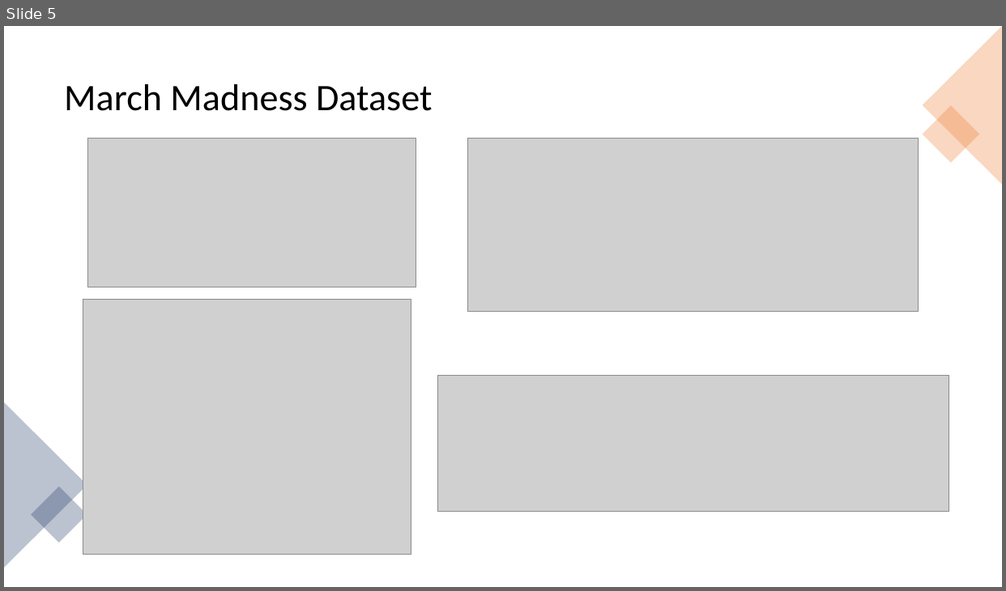
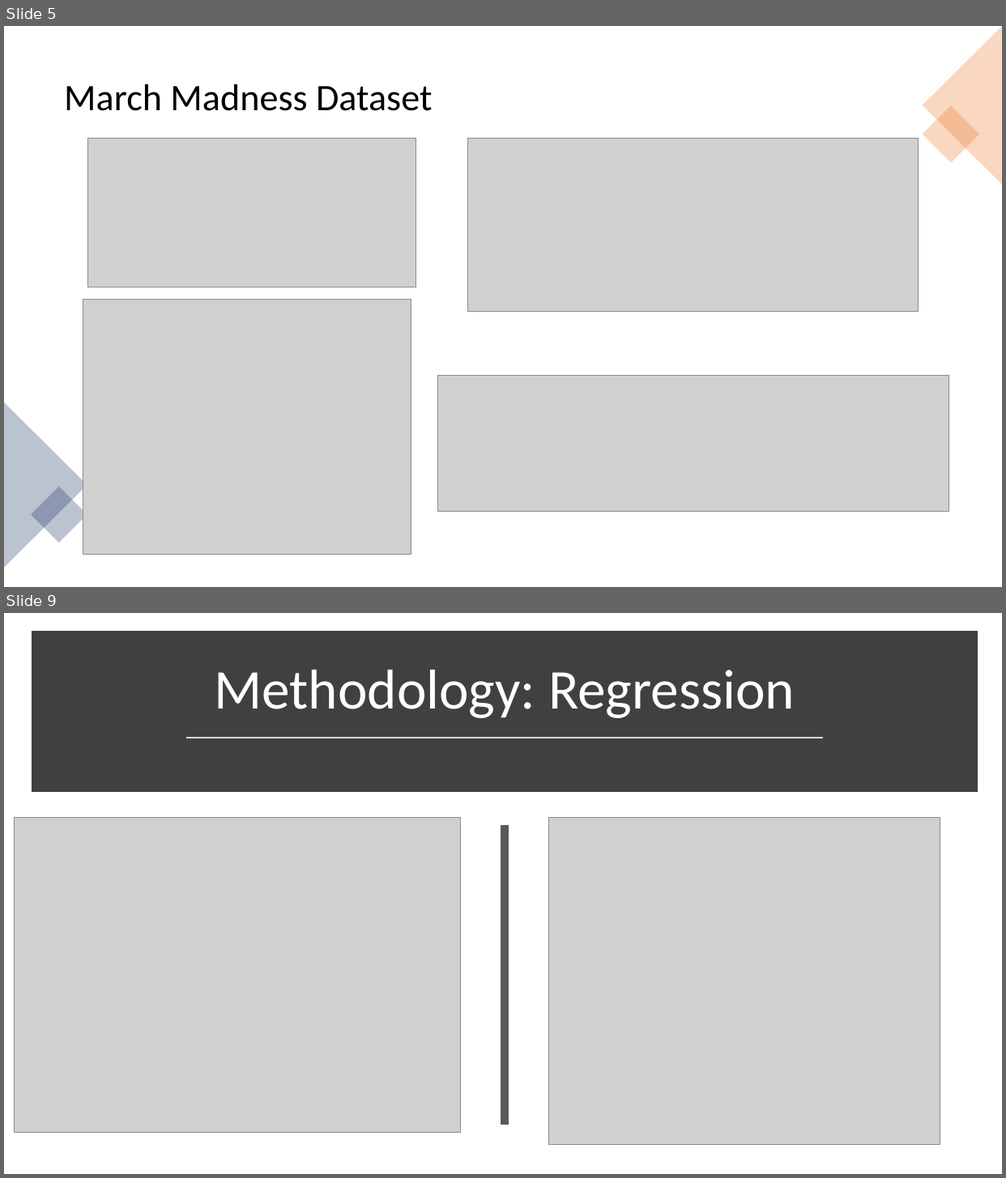
Before and after one commit to kriswasemiller/MM_NCAA_Capstone, a slide deck: Brett_branch/Madness_Power_Point.pptx. Shown one above the other, each under a label of ours: slide 5 before the commit, slides 5 and 9 after it; the slides between them are not shown. The pictures are 1006x591 and 1006x1178 pixels, drawn with LibreOffice and Linux fonts; fonts in the diff are those of the drawing; grey boxes stand for pictures. Boxes give left, top, right and bottom in pixels: in the first picture for what was removed or moved away, otherwise in the second. Text is boxed around its words. In the diff, an @@ line names an element or a change of style, - is before the commit and + after.

```diff
--- a/Brett_branch/Madness_Power_Point.pptx
+++ b/Brett_branch/Madness_Power_Point.pptx
@@ slide 9 added at [4,613,1002,1174], background #FFFFFF @@
@@ rectangle added at [36,636,973,787], fill #404040, outline #404040 10 pt @@
@@ title added at [214,670,795,718], 54 pt, text #FFFFFF @@
+Methodology: Regression
@@ line added from (187, 737) to (823, 737), #D9D9D9 1.75 pt @@
@@ picture added at [14,818,461,1133] @@
@@ line added from (505, 825) to (505, 1125), #595959 8 pt @@
@@ picture added at [549,818,940,1145] @@
```
Also in this commit, not shown: 4 slides changed, 6 other slides added, 3 slides removed.
